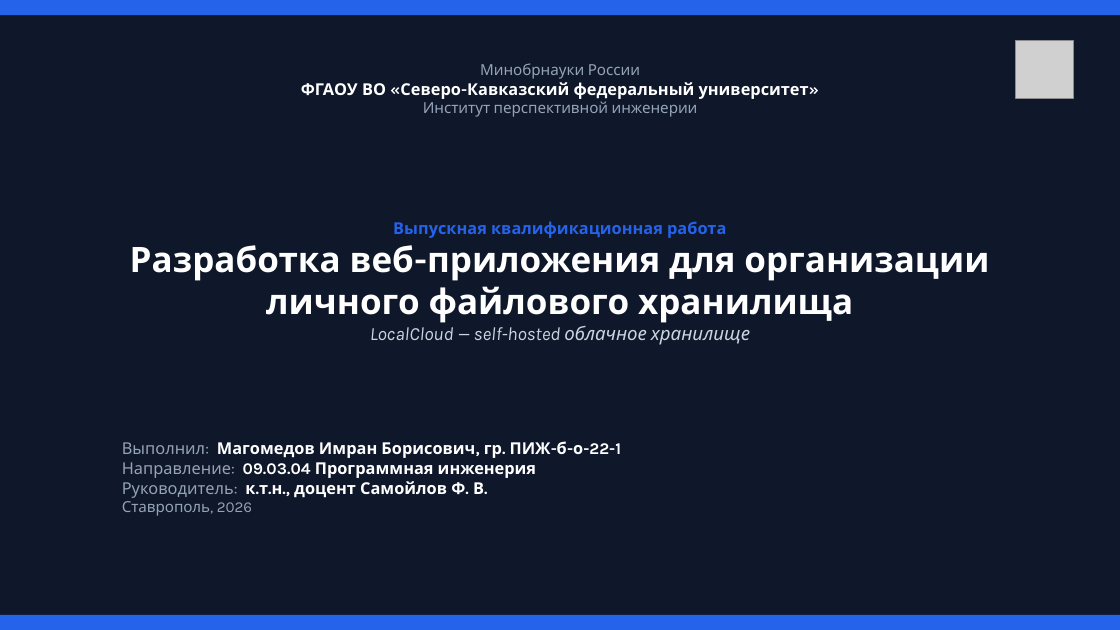
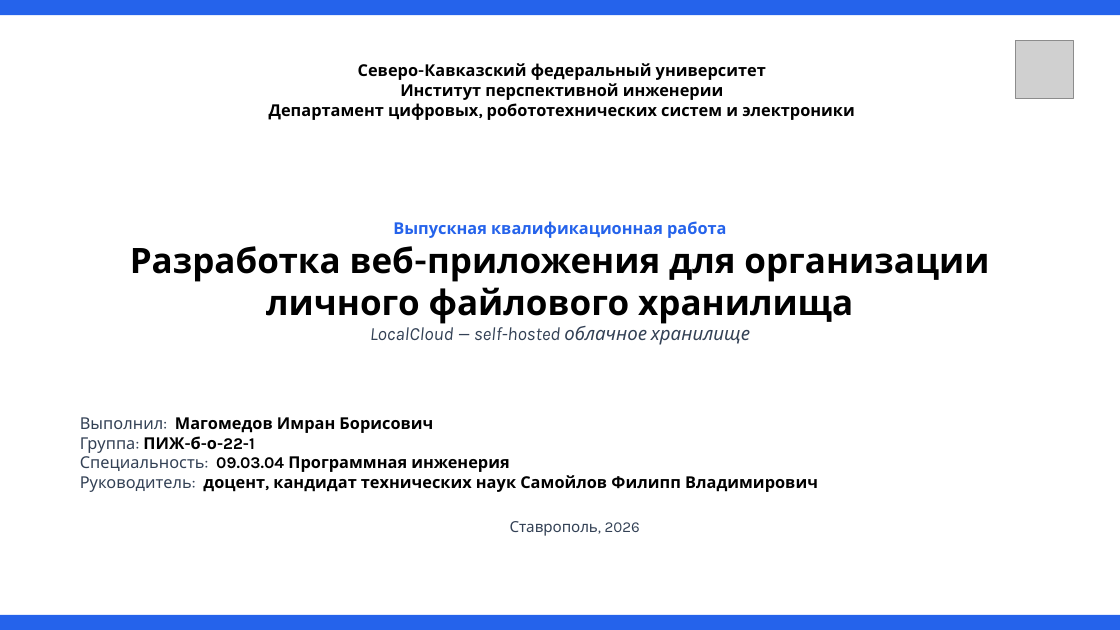
Before and after one commit to magomedov-dev/LocalCloud, a slide deck: slide 1 of docs/sources/Presentation.pptx. Drawn at 1120x630 pixels with LibreOffice and Linux fonts; fonts in the diff are those of the drawing; grey boxes stand for pictures. Boxes give left, top, right and bottom in pixels: in the first picture for what was removed or moved away, otherwise in the second. Text is boxed around its words. In the diff, an @@ line names an element or a change of style, - is before the commit and + after.

```diff
--- a/docs/sources/Presentation.pptx
+++ b/docs/sources/Presentation.pptx
@@ background #FFFFFF to #000000 @@
@@ rectangle at [0,0,1120,630]: fill #0F172A to #FFFFFF @@
@@ text at [269,63,855,120]: text changed; text colour #FFFFFF to #000000 @@
-Минобрнауки России
-ФГАОУ ВО «Северо-Кавказский федеральный университет»
-Институт перспективной инженерии
+Северо-Кавказский федеральный университет
+Институт перспективной инженерии
+Департамент цифровых, робототехнических систем и электроники
@@ text at [130,246,989,345]: text colour #FFFFFF to #000000 in "Разработка веб-приложения для организации личного файлового  ..."; text colour #CBD5E1 to #334155 in "LocalCloud — self-hosted облачное хранилище" @@
@@ text "Выполнил: Магомедов Имран Борисович": place and size @@
-text "Выполнил: Магомедов Имран Борисович" at [122,441,621,516]
+text "Выполнил: Магомедов Имран Борисович" at [80,417,818,536]
@@ text at [80,417,818,492]: text changed; text colour #FFFFFF to #000000 @@
-Выполнил: Магомедов Имран Борисович, гр. ПИЖ-б-о-22-1
-Направление: 09.03.04 Программная инженерия
-Руководитель: к.т.н., доцент Самойлов Ф. В.
+Выполнил: Магомедов Имран Борисович
+Группа: ПИЖ-б-о-22-1
+Специальность: 09.03.04 Программная инженерия
+Руководитель: доцент, кандидат технических наук Самойлов Филипп Владимирович
@@ text at [510,521,640,536]: text colour #94A3B8 to #334155 in "Ставрополь, 2026"; alignment left to centre @@
```
Also in this commit, not shown: 2 other slides changed.
